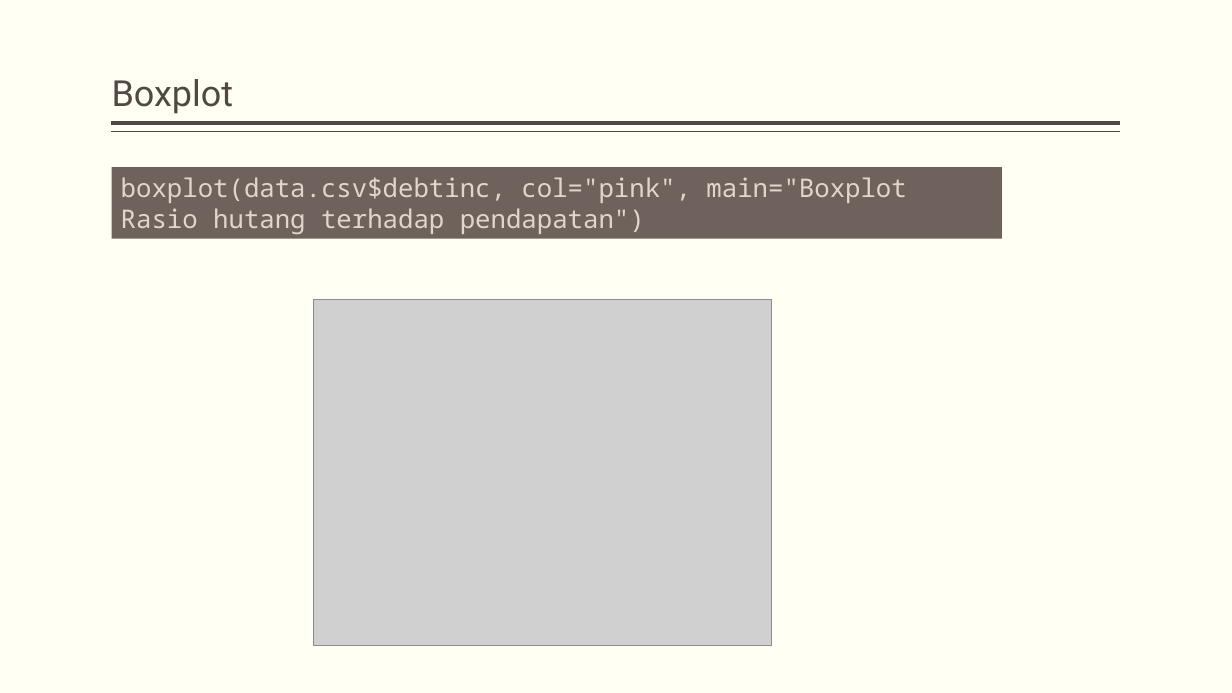
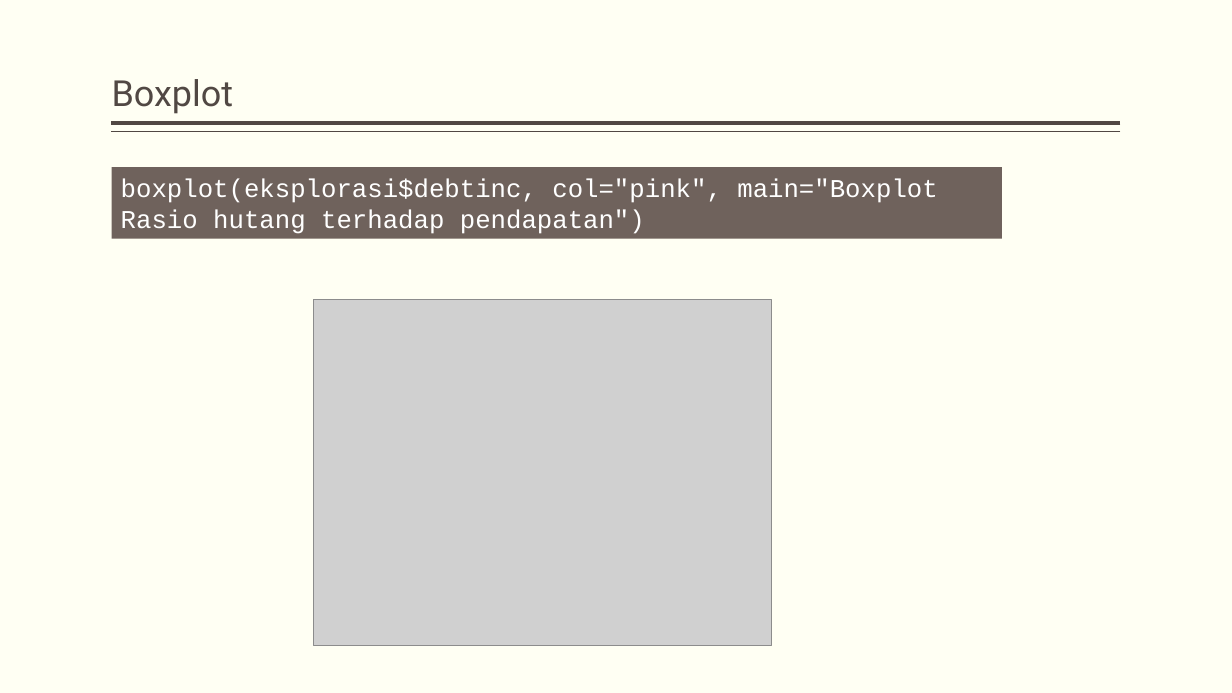
Before and after one commit to dewikiswani/ganesha--R, a slide deck: slide 94 of 201907 -- Pelatihan R ganesha - day1.pptx (slide 92 before the commit). Drawn at 1232x693 pixels with LibreOffice and Linux fonts; fonts in the diff are those of the drawing; grey boxes stand for pictures. Boxes give left, top, right and bottom in pixels: in the first picture for what was removed or moved away, otherwise in the second. Text is boxed around its words. In the diff, an @@ line names an element or a change of style, - is before the commit and + after.

```diff
--- a/201907 -- Pelatihan R ganesha - day1.pptx
+++ b/201907 -- Pelatihan R ganesha - day1.pptx
@@ text in rectangle at <box>121,178,937,234</box>: text changed; font Noto Sans Mono to Courier New; text colour #DFD7CB to #FFFFFF @@
-boxplot(data.csv$debtinc, col="pink", main="Boxplot Rasio hutang terhadap pendapatan")
+boxplot(eksplorasi$debtinc, col="pink", main="Boxplot Rasio hutang terhadap pendapatan")
```
Also in this commit, not shown: 52 other slides changed, 3 slides added.
